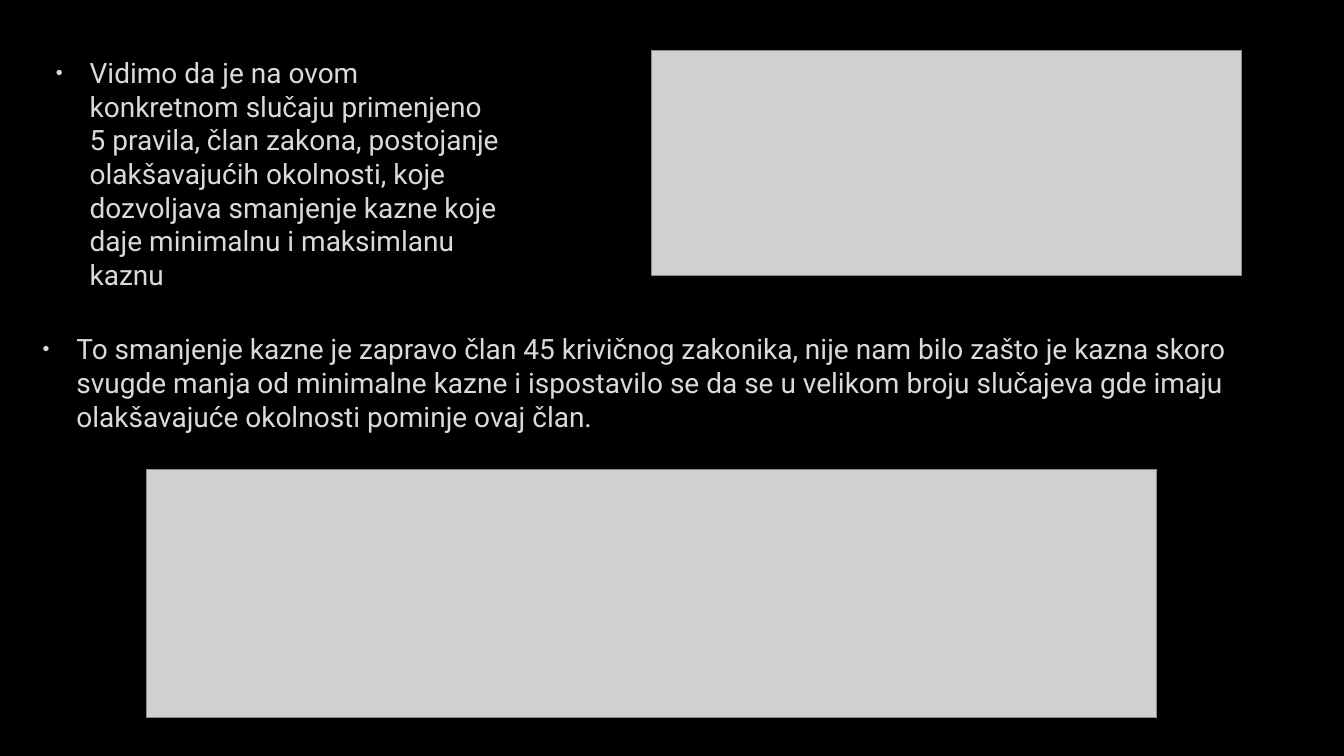
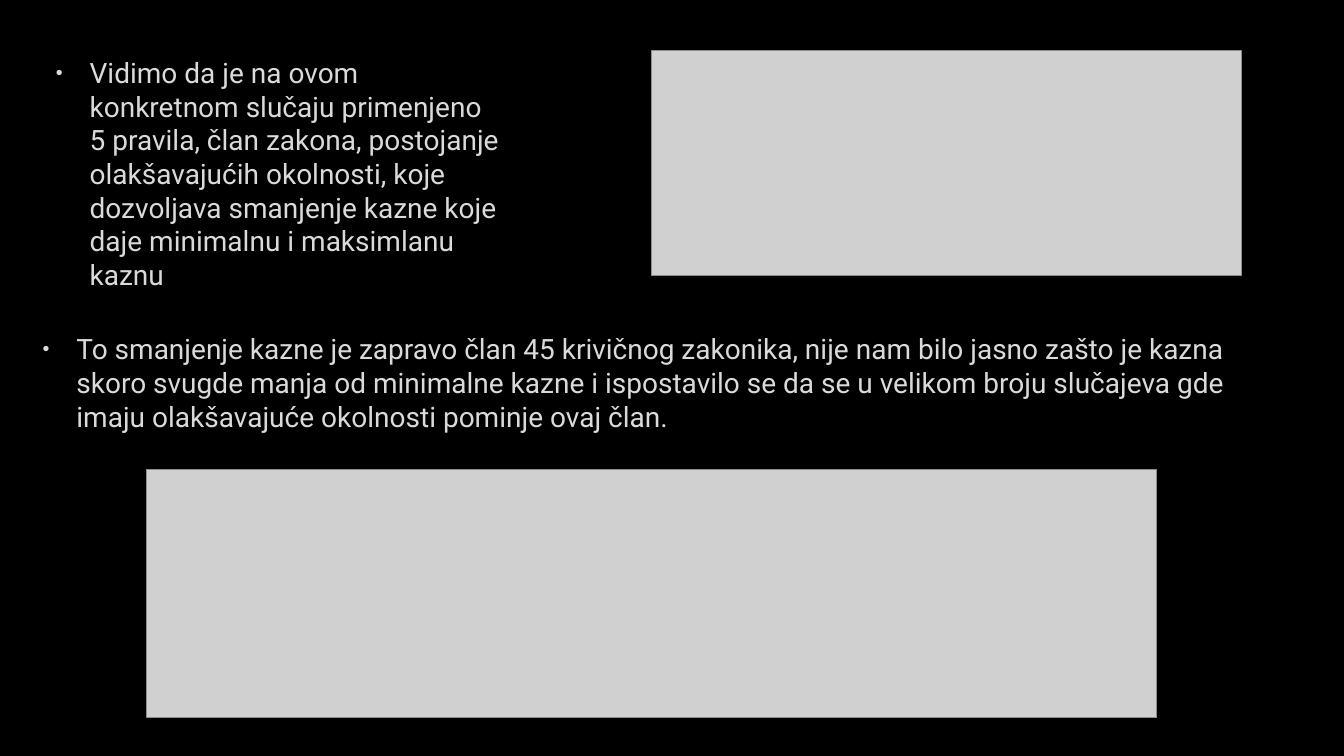
Before and after one commit to urospetraskovic/PravnaInformatikaTeam8, a slide deck: slide 27 of Project/Prezentacija.pptx. Drawn at 1344x756 pixels with LibreOffice and Linux fonts; fonts in the diff are those of the drawing; grey boxes stand for pictures; background and template pictures are left out. Boxes give left, top, right and bottom in pixels: in the first picture for what was removed or moved away, otherwise in the second. Text is boxed around its words. In the diff, an @@ line names an element or a change of style, - is before the commit and + after.

```diff
--- a/Project/Prezentacija.pptx
+++ b/Project/Prezentacija.pptx
@@ text at box(76, 338, 1223, 433): text changed @@
-• To smanjenje kazne je zapravo član 45 krivičnog zakonika, nije nam bilo zašto je kazna skoro svugde manja od minimalne kazne i ispostavilo se da se u velikom broju slučajeva gde imaju olakšavajuće okolnosti pominje ovaj član.
+• To smanjenje kazne je zapravo član 45 krivičnog zakonika, nije nam bilo jasno zašto je kazna skoro svugde manja od minimalne kazne i ispostavilo se da se u velikom broju slučajeva gde imaju olakšavajuće okolnosti pominje ovaj član.
```
Also in this commit, not shown: 2 other slides changed, 15 slides added, 8 slides removed, 3 other files.
